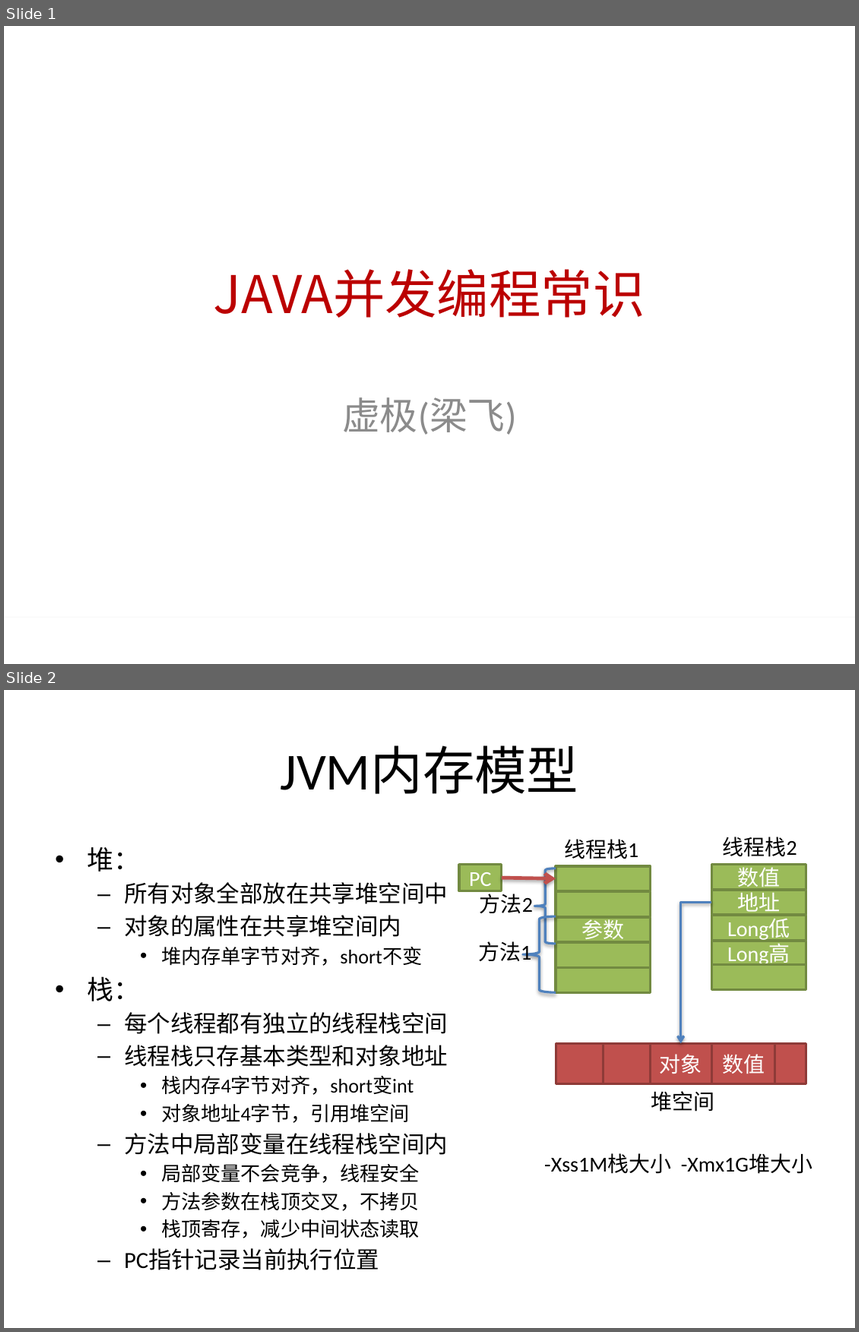
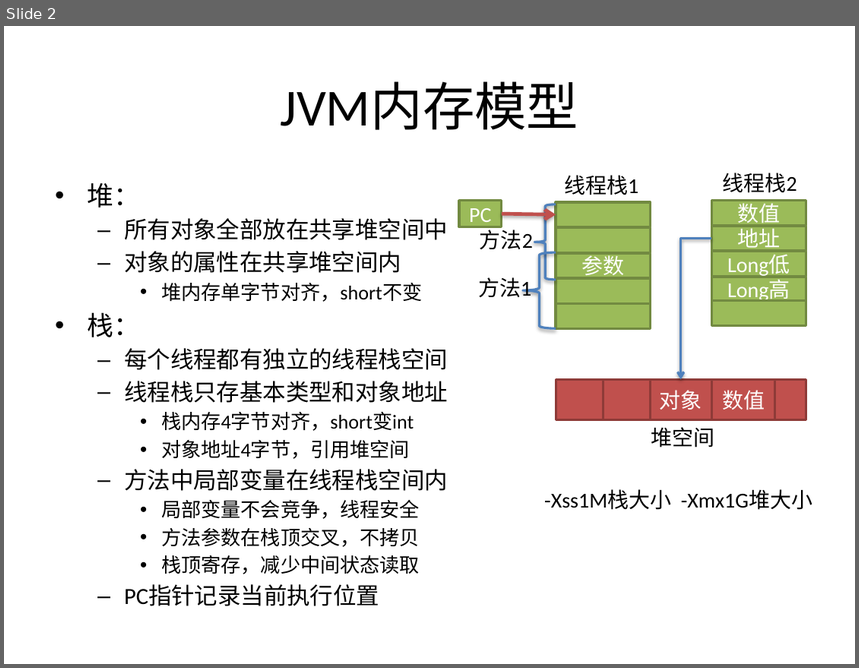
Before and after one commit to huangshumei/concurrentDemo, a slide deck: doc/[www.java1234.com]java并发编程阿里巴巴-梁飞.pptx. Shown one above the other, each under a label of ours: slides 1 and 2 before the commit, slide 2 after it. The pictures are 859x1332 and 859x668 pixels, drawn with LibreOffice and Linux fonts; fonts in the diff are those of the drawing; background and template pictures are left out. Boxes give left, top, right and bottom in pixels: in the first picture for what was removed or moved away, otherwise in the second. Text is boxed around its words. In the diff, an @@ line names an element or a change of style, - is before the commit and + after.

```diff
--- a/doc/[www.java1234.com]java并发编程阿里巴巴-梁飞.pptx
+++ b/doc/[www.java1234.com]java并发编程阿里巴巴-梁飞.pptx
@@ slide 1 removed at [4,26,855,664], background #FFFFFF @@
@@ title removed at [214,269,645,318] @@
-JAVA并发编程常识
@@ subtitle removed at [342,398,517,435] @@
-虚极(梁飞)
@@ rectangle removed at [4,617,855,664] @@
```
Also in this commit, not shown: 1 slide changed, 2 slides added, 2 other files.
